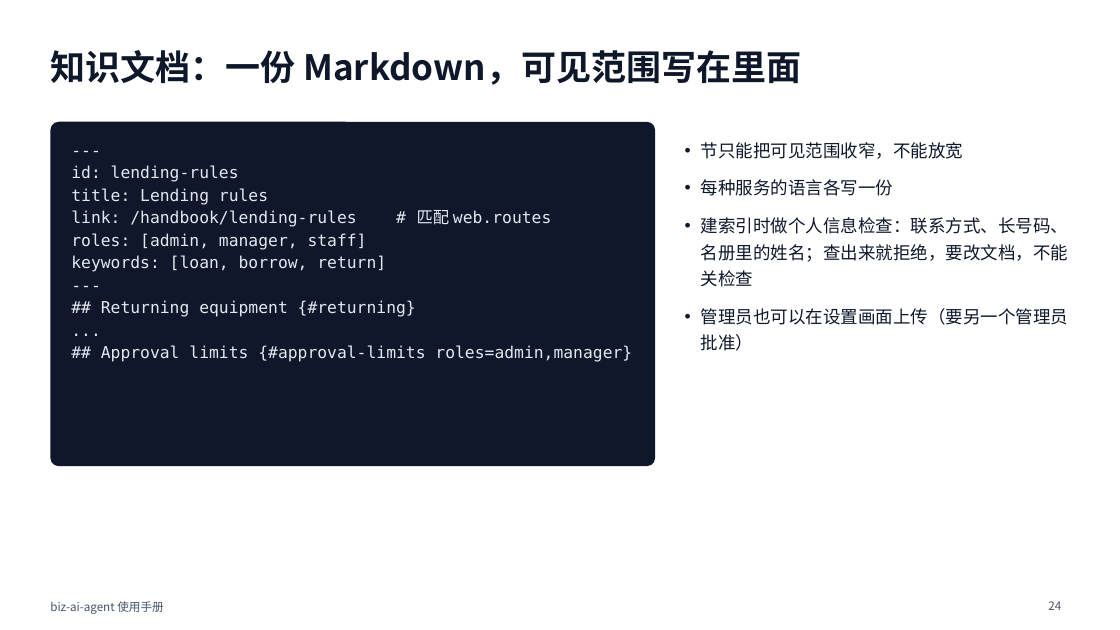
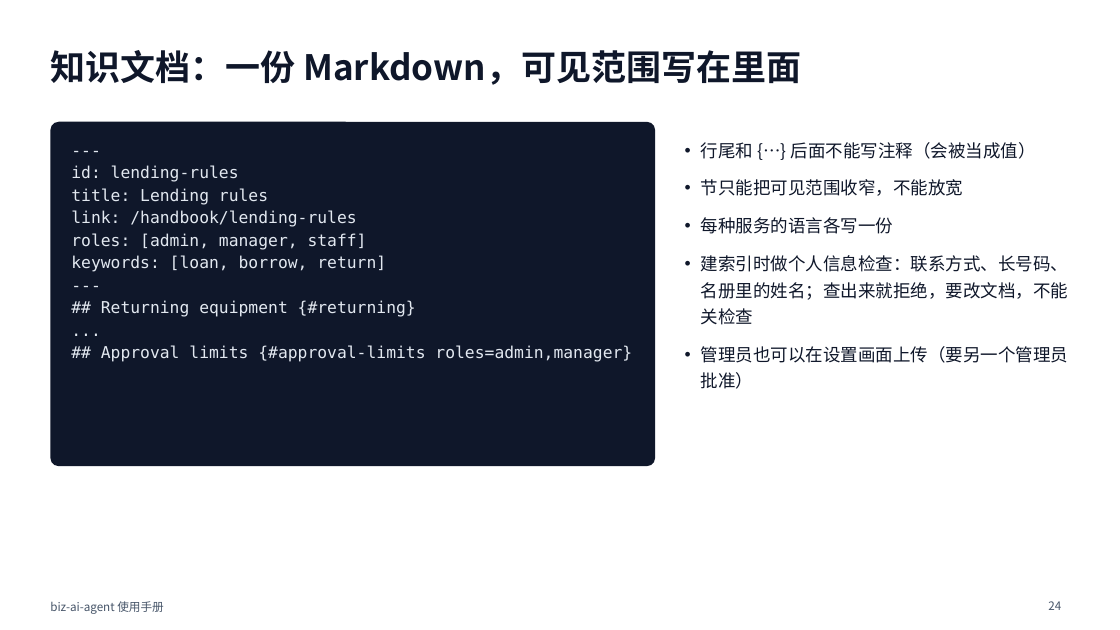
Before and after one commit to ITC-cloud-soft/biz-ai-agent, a slide deck: slide 24 of docs/MANUAL.pptx. Drawn at 1120x630 pixels with LibreOffice and Linux fonts; fonts in the diff are those of the drawing. Boxes give left, top, right and bottom in pixels: in the first picture for what was removed or moved away, otherwise in the second. Text is boxed around its words. In the diff, an @@ line names an element or a change of style, - is before the commit and + after.

```diff
--- a/docs/MANUAL.pptx
+++ b/docs/MANUAL.pptx
@@ text at [701,142,1036,159]: paragraph added @@
+• 行尾和 {…} 后面不能写注释（会被当成值）
@@ text at [71,210,356,227]: text changed @@
-link: /handbook/lending-rules # 匹配 web.routes
+link: /handbook/lending-rules
```
Also in this commit, not shown: 1 other slide changed, 3 other files.
